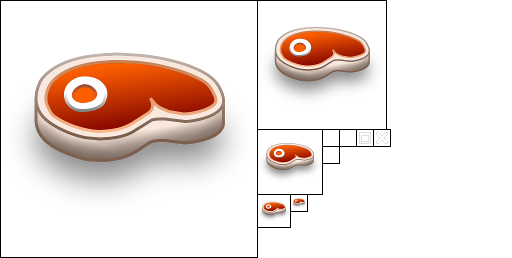
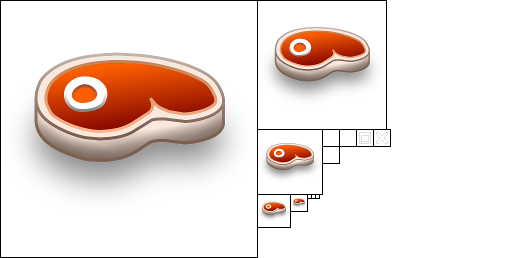
The second 512×258 image is a revision of the first. Changes to its layers:
renamed "New Layer" to "border", painted on it over box(308, 195, 320, 199)
